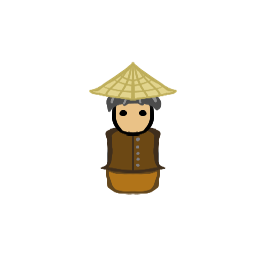
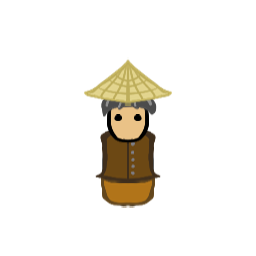
Before/after of a (256, 256) layered artwork. What changed in the layer stack:
painted on "headwear" over 84, 57, 177, 160
painted on "hair" over 99, 57, 166, 170
painted on "line eyes" over 99, 96, 166, 170
painted on "line head" over 99, 57, 166, 170
painted on "color head" over 99, 57, 166, 170
painted on "top clothes" over 86, 96, 166, 208
painted on "bottom clothes" over 99, 96, 166, 208
painted on "line body" over 99, 96, 166, 208
painted on "color body" over 99, 96, 166, 208
